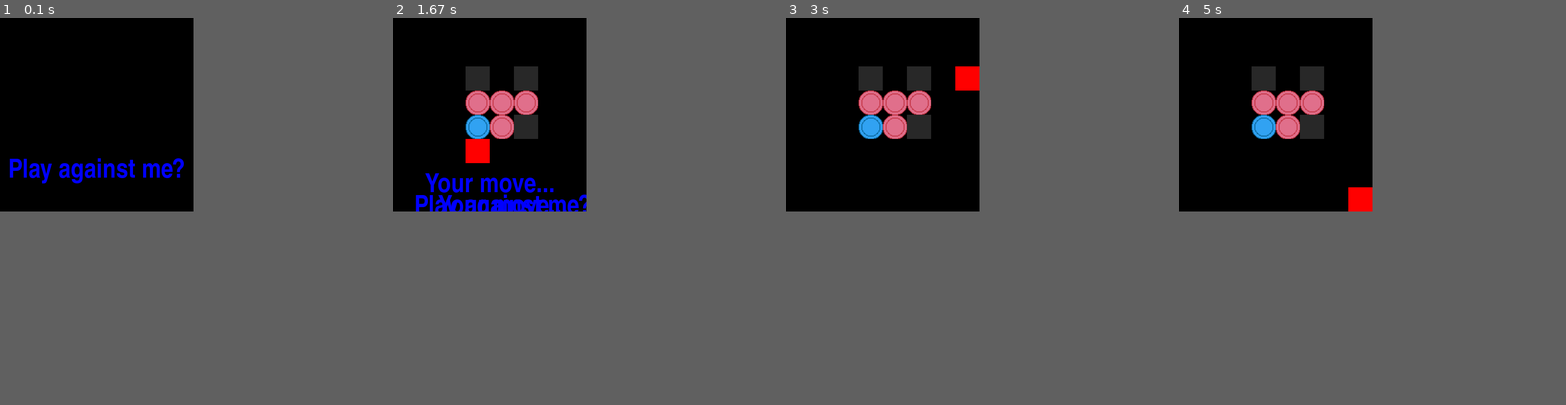
Above: before the commit, frames 1-4 (left to right).
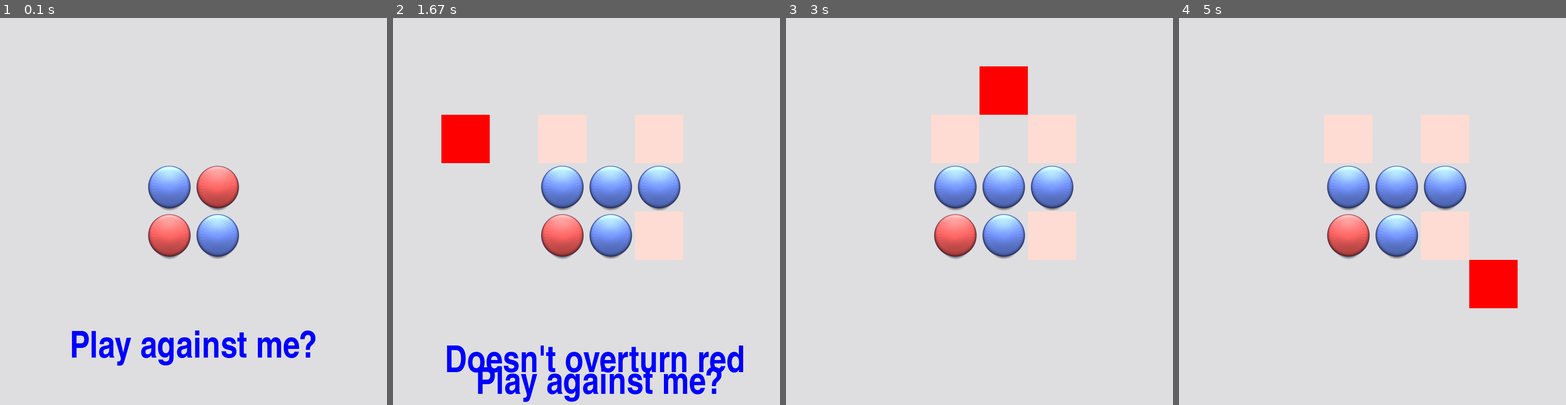
Above: after the commit, the same moments.

Repository: RageInTheCage/Random
Game: pygame game, started from Python/Reversi/Game.py
Two runs of this game, one before a commit and one after it. Both use one fixed random seed, a clock stepped at 60 frames per second and the inputs below.
Inputs (mouse positions are in pixels of both pictures, inside the frame that each line leads up to):
- Up to frame 1 (0.1 s): no input
- Up to frame 2 (1.67 s): tap Y at 0.33 s; click "Play against me?" at 0.75 s; hold Right 1-1.47 s; move the mouse to (493, 215) at 1.03 s; hold Up from 1.5 s (still down); move the mouse to (466, 153) at 1.53 s
- Up to frame 3 (3 s): release Up at 1.8 s; hold Right 1.83-2.3 s; move the mouse to (1037, 76) at 1.87 s; hold Left 2.33-2.87 s; move the mouse to (1025, 246) at 2.37 s; hold Down from 2.9 s (still down); move the mouse to (987, 79) at 2.93 s
- Up to frame 4 (5 s): release Down at 3.2 s; hold Left 3.23-3.63 s; move the mouse to (1233, 199) at 3.27 s; hold Up 3.67-4.03 s; move the mouse to (1376, 254) at 3.7 s; hold Right 4.07-4.7 s; move the mouse to (1360, 145) at 4.1 s; hold Down from 4.73 s (still down); move the mouse to (1473, 273) at 4.77 s
The window is 400x400 before the commit and 800x800 after it. Grey fills any space a smaller window leaves; there, only what the larger window draws over its background counts as a difference.

The runs differ from the first frame. In frame 1, 30% of the frame differs, in the area x 0-82%, y 0-90%; in frame 2, 36%, in the area x 0-91%, y 0-100%; in frame 3, 34%; in frame 4, 34%.

Commit message:
Implemented better graphics (not animated yet)

Diff:
--- a/Python/Reversi/Game.py
+++ b/Python/Reversi/Game.py
@@ -15,14 +15,9 @@
 
 def players_are_bored():
     while True:
-        areTheyBored = input("Are you bored yet [y/n]? ").lower()
-        if areTheyBored == "y":
-            print("Bye then...")
+        if graphics.ask("Bored yet (y/n)?") == pygame.K_y:
             return True
-        if areTheyBored == "n":
-            print("Excellent!  Another game...")
-            return False
-        print("Huh? ")
+        return False
 
 
 def get_players():
@@ -64,7 +59,7 @@
 
     if game_board.score[0] == game_board.score[1]:
         print("It's a draw.  How dull.")
-        graphics.display_message("It's a draw.  How dull.")
+        graphics.say("It's a draw.  How dull.")
         return True
 
     if game_board.score[0] > game_board.score[1]:
@@ -73,7 +68,7 @@
         winner = 2
 
     print("Player {0} has won!".format(game_board.get_player_character(winner)))
-    graphics.display_message("Player {0} has won!".format(winner))
+    graphics.say("Player {0} has won!".format(game_board.get_player_name(winner)))
     return True
 
 
@@ -82,7 +77,7 @@
     global graphics
 
     game_board = GameBoard()
-    graphics = Graphics((400, 400), game_board)
+    graphics = Graphics((800, 800), game_board)
     players = get_players()
 
     player_number = 1
@@ -99,7 +94,4 @@
 
         player_number = game_board.opponent_number(player_number)
 
-    graphics.close()
-
-
 main()
--- a/Python/Reversi/GameBoard.py
+++ b/Python/Reversi/GameBoard.py
@@ -6,9 +6,10 @@
     def __init__(self):
         self.board = [[0 for x in range(8)] for y in range(8)]
         self.score = [2, 2]
-        self.playerColours = [Fore.RED, Fore.BLUE]
-        self.player_characters = [".", self.playerColours[0] + "©" + Fore.RESET,
-                                  self.playerColours[1] + "ø" + Fore.RESET]
+        self.player_colours = [Fore.RED, Fore.BLUE]
+        self.player_names = ["red", "blue"]
+        self.player_characters = [".", self.player_colours[0] + "©" + Fore.RESET,
+                                  self.player_colours[1] + "ø" + Fore.RESET]
         self.game_extents = []
         self.moves = []
         for x in range(3, 5):
@@ -48,7 +49,8 @@
                 continue
             self.game_extents.append(location)
 
-    def get_row_terminator(self, x):
+    @staticmethod
+    def get_row_terminator(x):
         if x == 7:
             return "\n"
         return " "
@@ -88,8 +90,11 @@
     def get_player_character(self, player_number):
         return self.player_characters[player_number]
 
+    def get_player_name(self, player_number):
+        return self.player_names[player_number - 1]
+
     def get_player_colour(self, player_number):
-        return self.playerColours[player_number - 1]
+        return self.player_colours[player_number - 1]
 
     def get_player_at(self, x, y):
         return self.board[x][y]
@@ -137,7 +142,8 @@
 
         return GameMove(player_number, x, y, all_overturned)
 
-    def opponent_number(self, player_number):
+    @staticmethod
+    def opponent_number(player_number):
         return 3 - player_number
 
     def assess_row(self, player_number, x, y, step_x, step_y):
@@ -160,7 +166,8 @@
 
         return overturned
 
-    def is_passed_edge(self, coordinate):
+    @staticmethod
+    def is_passed_edge(coordinate):
         return coordinate < 0 or coordinate > 7
 
     def show_score(self):
--- a/Python/Reversi/Graphics.py
+++ b/Python/Reversi/Graphics.py
@@ -36,9 +36,9 @@
             sprites.get_tile(1, 0, self.piece_size, self.piece_size)
         )
 
-        self.background_colour = (0, 0, 0)
+        self.background_colour = (222, 222, 224)
         self.cursor_colour = (250, 230, 230)
-        self.move_colour = (40, 40, 40)
+        self.move_colour = (255, 220, 211)
         self.cursor = [3, 3]
         self.clock = pygame.time.Clock()
         self.moves = []
@@ -89,7 +89,6 @@
         else:
             self.moves = self.game_board.assess_board(assess_for_player)
 
-        self.add_text_overlay("Your move...")
         cursor_events = self.cursor_events()
 
         chosen = False
@@ -99,7 +98,7 @@
                          or self.process_mouse_clicks(event)
 
                 if event.type == pygame.QUIT:
-                    pygame.quit()
+                    self.close()
 
             self.fill()
             self.show_moves()
@@ -128,9 +127,6 @@
 
         return event.type == pygame.K_KP_ENTER
 
-    def add_text_overlay(self, message):
-        self.text_overlays.append(TextOverlay(self.game_display, message))
-
     def animate_text_overlays(self):
         for text_overlay in self.text_overlays:
             text_overlay.animate()
@@ -138,7 +134,8 @@
             if text_overlay.is_gone():
                 self.text_overlays.remove(text_overlay)
 
-    def close(self):
+    @staticmethod
+    def close():
         pygame.quit()
 
     @staticmethod
@@ -151,7 +148,12 @@
         }
 
     def ask(self, question):
+        self.fill()
+        self.draw_board()
         text_overlay = TextOverlay(self.game_display, question)
         answer = text_overlay.ask()
         self.text_overlays.append(text_overlay)
         return answer
+
+    def say(self, message):
+        self.text_overlays.append(TextOverlay(self.game_display, message))
--- a/Python/Reversi/HumanPlayer.py
+++ b/Python/Reversi/HumanPlayer.py
@@ -13,5 +13,7 @@
 
             if flip_count > 0:
                 break
-            print("That space doesn't overturn any {0} pieces.".format(
-                self.board.get_player_character(self.board.opponent_number(self.player_number))))
+
+            opponent = self.board.opponent_number(self.player_number)
+            graphics.say("Doesn't overturn {0}".format(self.board.get_player_name(opponent)))
+            print("That space doesn't overturn any {0} pieces.".format(self.board.get_player_character(opponent)))
--- a/Python/Reversi/TextOverlay.py
+++ b/Python/Reversi/TextOverlay.py
@@ -3,7 +3,7 @@
 
 
 class TextOverlay(object):
-    def __init__(self, display, message, font_size=50, font_name='Impact'):
+    def __init__(self, display, message, font_size=70, font_name='Impact'):
         self.display = display
         font = pygame.font.SysFont(font_name, font_size)
         colour = (0, 0, 255)
Binary file added: Python/Reversi/Animation/Reversi0001.png
Binary file added: Python/Reversi/Animation/Reversi0002.png
Binary file added: Python/Reversi/Animation/Reversi0003.png
Binary file added: Python/Reversi/Animation/Reversi0004.png
Binary file added: Python/Reversi/Animation/Reversi0005.png
Binary file added: Python/Reversi/Animation/Reversi0006.png
Binary file added: Python/Reversi/Animation/Reversi0007.png
Binary file added: Python/Reversi/Animation/Reversi0008.png
Binary file added: Python/Reversi/Animation/Reversi0009.png
Binary file added: Python/Reversi/Animation/Reversi0010.png
Binary file added: Python/Reversi/Animation/Reversi0011.png
Binary file added: Python/Reversi/Animation/Reversi0012.png
(and 7 more such lines)
